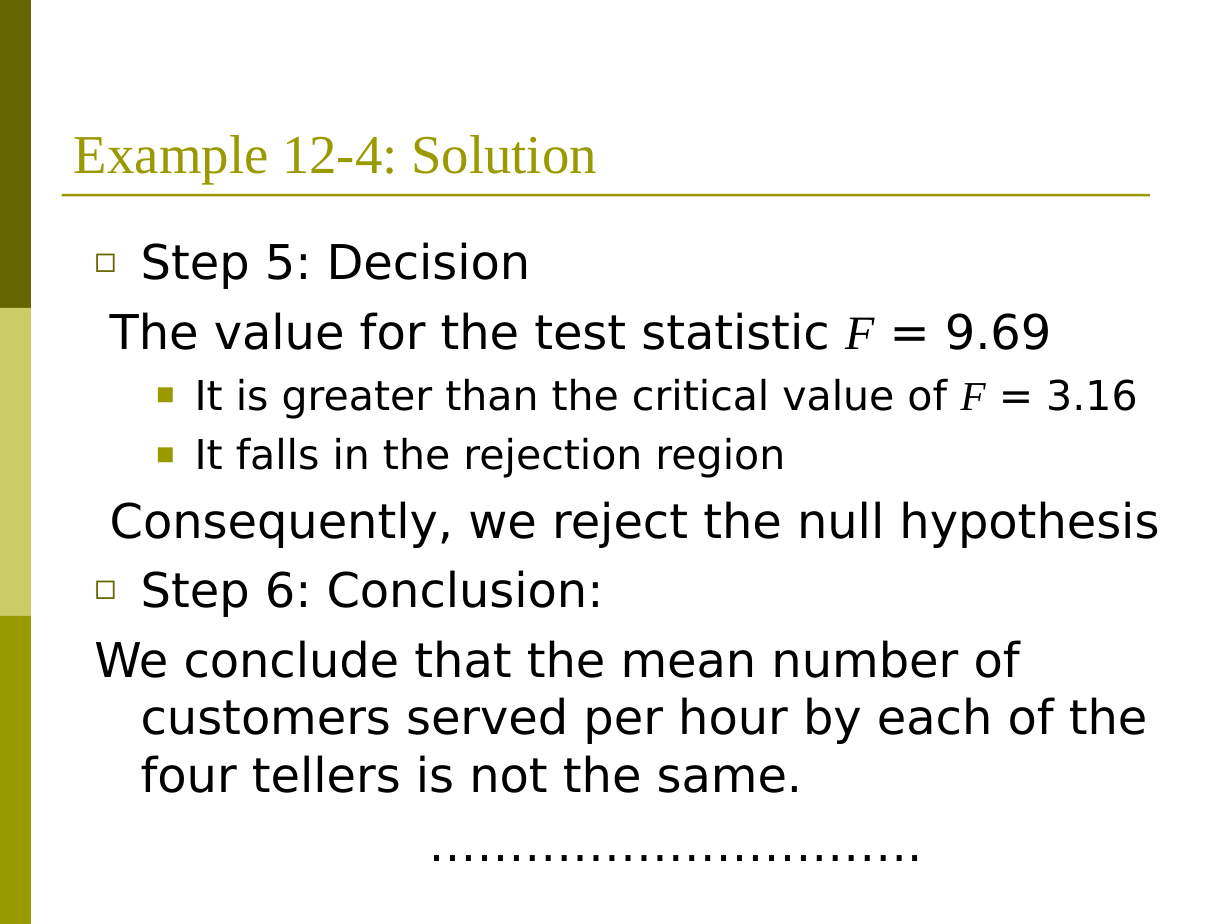
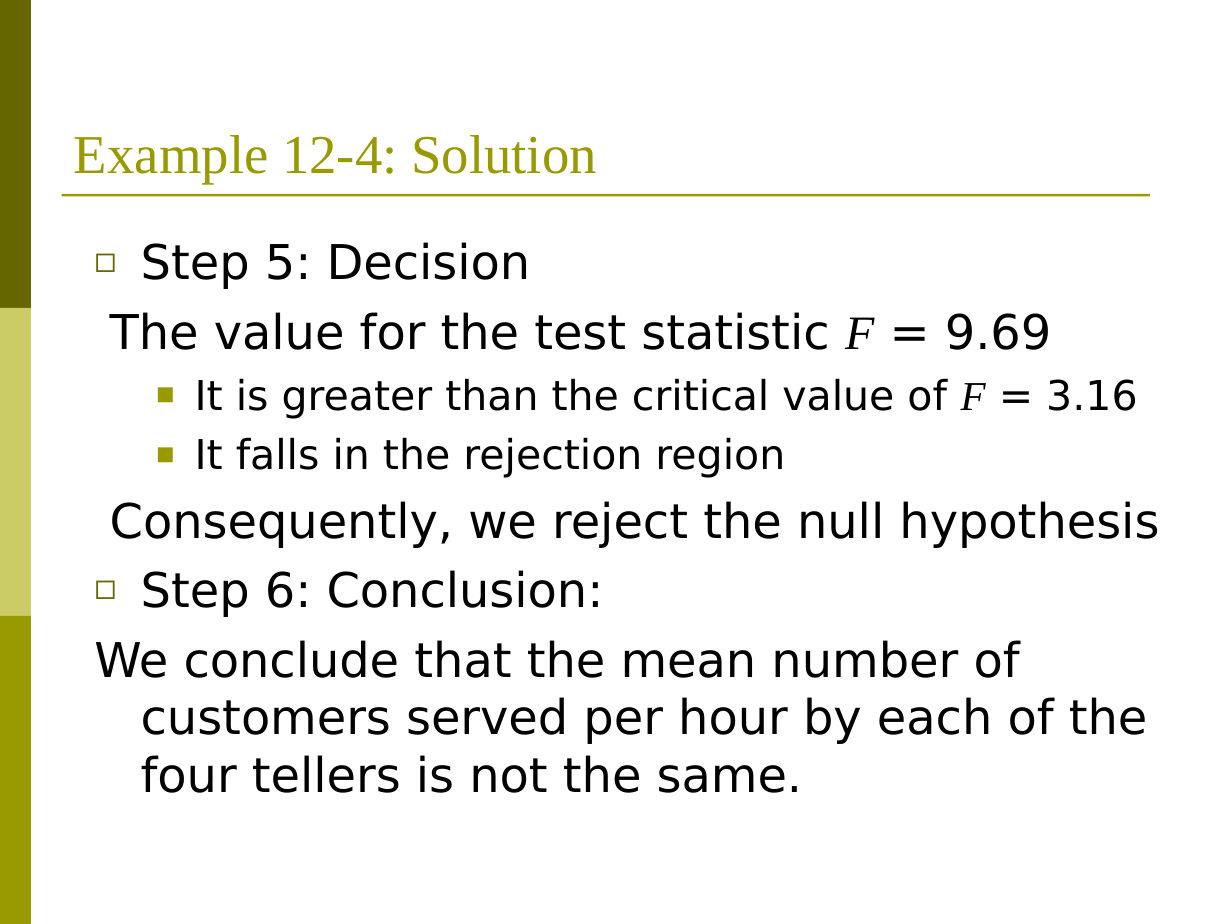
Before and after one commit to HossainPieas/EWU-MS-DSA, a slide deck: slide 43 of Semester 1/DSA503_Statistical Inference/Presentations/L11_ANOVA.ppt (slide 42 before the commit). Drawn at 1232x924 pixels with LibreOffice and Linux fonts; fonts in the diff are those of the drawing. Boxes give left, top, right and bottom in pixels: in the first picture for what was removed or moved away, otherwise in the second. Text is boxed around its words. In the diff, an @@ line names an element or a change of style, - is before the commit and + after.

Commit message:
Slides with R

```diff
--- a/Semester 1/DSA503_Statistical Inference/Presentations/L11_ANOVA.ppt
+++ b/Semester 1/DSA503_Statistical Inference/Presentations/L11_ANOVA.ppt
@@ text at <box>94,242,1159,793</box>: paragraph removed @@
-………………………….
```
Also in this commit, not shown: 2 slides added, 2 other files.
